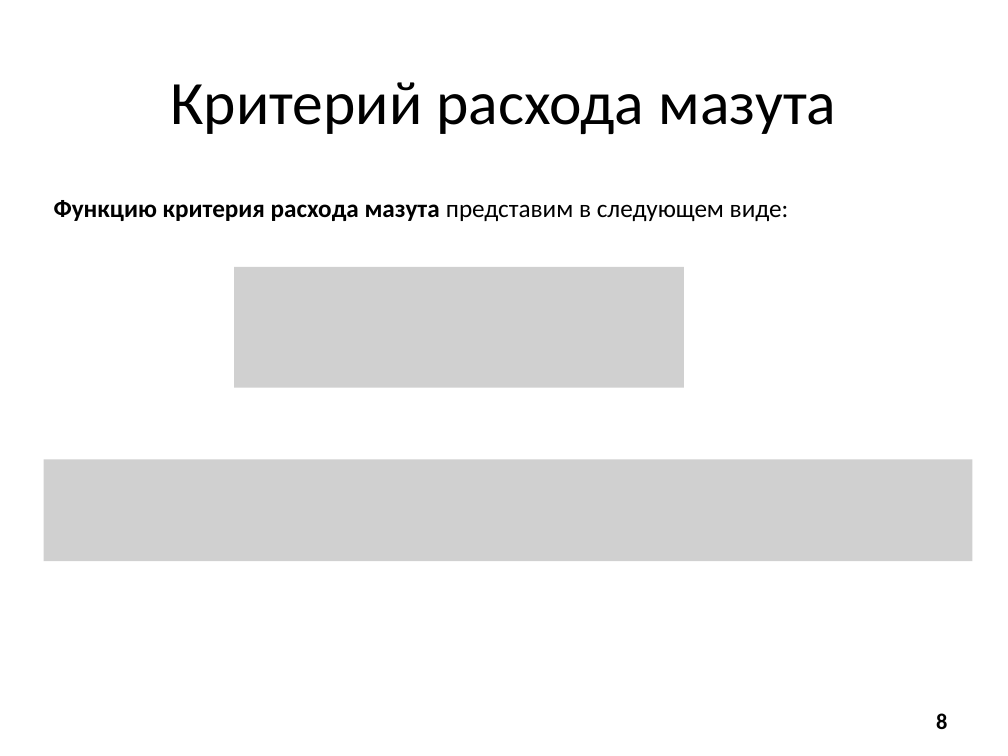
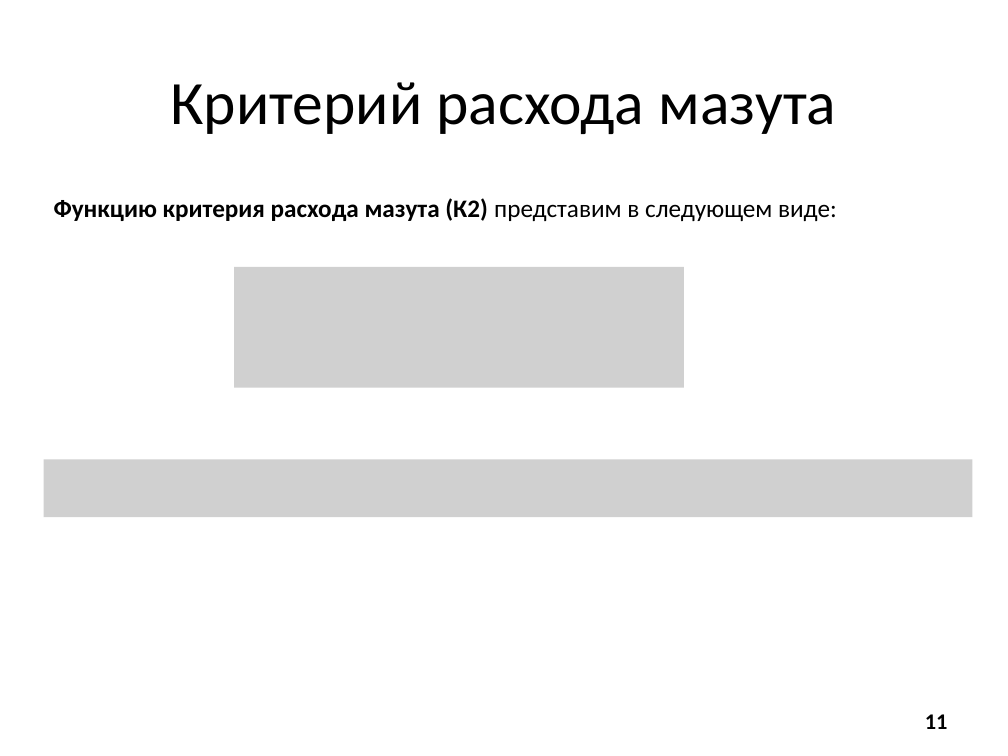
Before and after one commit to arkuzmin/diplom, a slide deck: slide 11 of optimization/4 семестр/Смотр 19.05.14/Презентация.pptx (slide 8 before the commit). Drawn at 1008x756 pixels with LibreOffice and Linux fonts; fonts in the diff are those of the drawing; grey boxes stand for pictures. Boxes give left, top, right and bottom in pixels: in the first picture for what was removed or moved away, otherwise in the second. Text is boxed around its words. In the diff, an @@ line names an element or a change of style, - is before the commit and + after.

```diff
--- a/optimization/4 семестр/Смотр 19.05.14/Презентация.pptx
+++ b/optimization/4 семестр/Смотр 19.05.14/Презентация.pptx
@@ text at (x1=54, y1=198, x2=837, y2=221): text changed @@
-Функцию критерия расхода мазута представим в следующем виде:
+Функцию критерия расхода мазута (К2) представим в следующем виде:
@@ picture resized from (x1=43, y1=460, x2=972, y2=561) to (x1=43, y1=460, x2=972, y2=517) @@
@@ page number at (x1=925, y1=714, x2=948, y2=729): text changed @@
-8
+11
```
Also in this commit, not shown: 11 other slides changed, 4 slides added, 1 slide removed, 2 other files.
